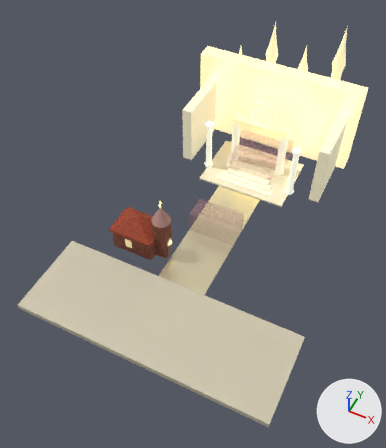
A saved change to the glTF model assets/imported_scenes/celestial_city.glb.
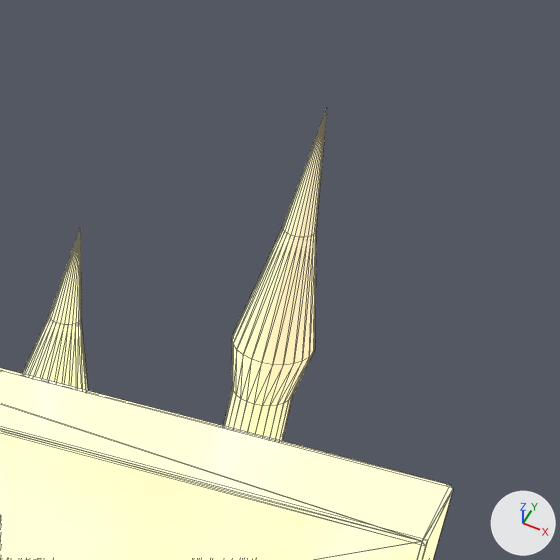
The first picture shows the older version from a 50 mm lens placed at (23.1, -54.8, 68.0), pointed at (-1.8, -5.0, 5.7). The close-ups show the older and then the newer version on the part from 76% to 100% of the width and 2% to 22% of the height of that picture. Only the edits that show in the close-ups are written down. Arrows for +X, +Y and +Z are at lower right; the lights stay in place. The close-ups show mesh edges as thin lines. Where no turn or scale is listed for an object, it has been applied to the vertices.

The first close-up shows 'ENV_Celestial_CityInteriorHint', 'PROP_CelestialSpire_03', 'PROP_CelestialSpire_04'.
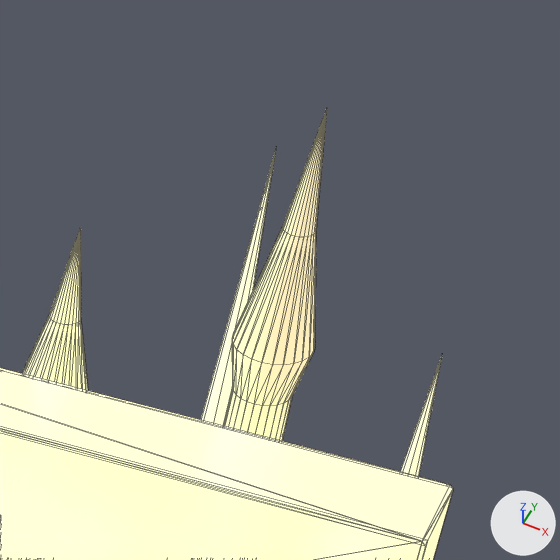
Edits to the bpy script that builds the scene:
```text
Add mat_material_31:
    mat_material_31 = principled_material('Material_31')
    mat_material_31.base_color = (0.97, 0.9, 0.66)  # pale yellow #fcf3d4
    mat_material_31.roughness = 0.8
    mat_material_31.emission_color = (0.7, 0.62, 0.38)  # beige #dacea6
    mat_material_31.emission_strength = 1.0
Add me_mesh_80:
    me_mesh_80.from_pydata([(1.1, 0.0, -10.5), (0.0, 0.0, 10.5), (0.8, -0.8, -10.5), (0.0, -1.1, -10.5), (-0.8, -0.8, -10.5), (-1.1, 0.0, -10.5), (-0.8, 0.8, -10.5), (0.0, 1.1, -10.5), (0.8, 0.8, -10.5), (1.1, 0.0, -10.5), (0.0, 0.0, -10.5)], [], [(0, 1, 2), (2, 1, 3), (3, 1, 4), (4, 1, 5), (5, 1, 6), (6, 1, 7), (7, 1, 8), (8, 1, 9), (10, 0, 2), (10, 2, 3), (10, 3, 4), (10, 4, 5), (10, 5, 6), (10, 6, 7), (10, 7, 8), (10, 8, 0)])
    me_mesh_80.materials.append(mat_material_31)  # pale yellow #fcf3d4, glowing beige #dacea6
Add me_mesh_78:
    me_mesh_78.from_pydata([(1.1, 0.0, -8.0), (0.0, 0.0, 8.0), (0.8, -0.8, -8.0), (0.0, -1.1, -8.0), (-0.8, -0.8, -8.0), (-1.1, 0.0, -8.0), (-0.8, 0.8, -8.0), (0.0, 1.1, -8.0), (0.8, 0.8, -8.0), (1.1, 0.0, -8.0), (0.0, 0.0, -8.0)], [], [(0, 1, 2), (2, 1, 3), (3, 1, 4), (4, 1, 5), (5, 1, 6), (6, 1, 7), (7, 1, 8), (8, 1, 9), (10, 0, 2), (10, 2, 3), (10, 3, 4), (10, 4, 5), (10, 5, 6), (10, 6, 7), (10, 7, 8), (10, 8, 0)])
    me_mesh_78.materials.append(mat_material_31)  # pale yellow #fcf3d4, glowing beige #dacea6
Add ob_vis_prop_distant_spire_04:
    ob_vis_prop_distant_spire_04 = bpy.data.objects.new('VIS_PROP_Distant_Spire_04', me_mesh_80)
    ob_vis_prop_distant_spire_04.location = (7.0, 34.0, 10.5)
Add ob_vis_prop_distant_spire_02:
    ob_vis_prop_distant_spire_02 = bpy.data.objects.new('VIS_PROP_Distant_Spire_02', me_mesh_78)
    ob_vis_prop_distant_spire_02.location = (13.0, 34.0, 8.0)
```

Boxes (x1, y1, x2, y2) around the edits, measured in the close-ups (560 x 560 px):
'VIS_PROP_Distant_Spire_04', added
    after: (201, 150, 276, 426)
'VIS_PROP_Distant_Spire_02', added
    after: (400, 356, 442, 477)
